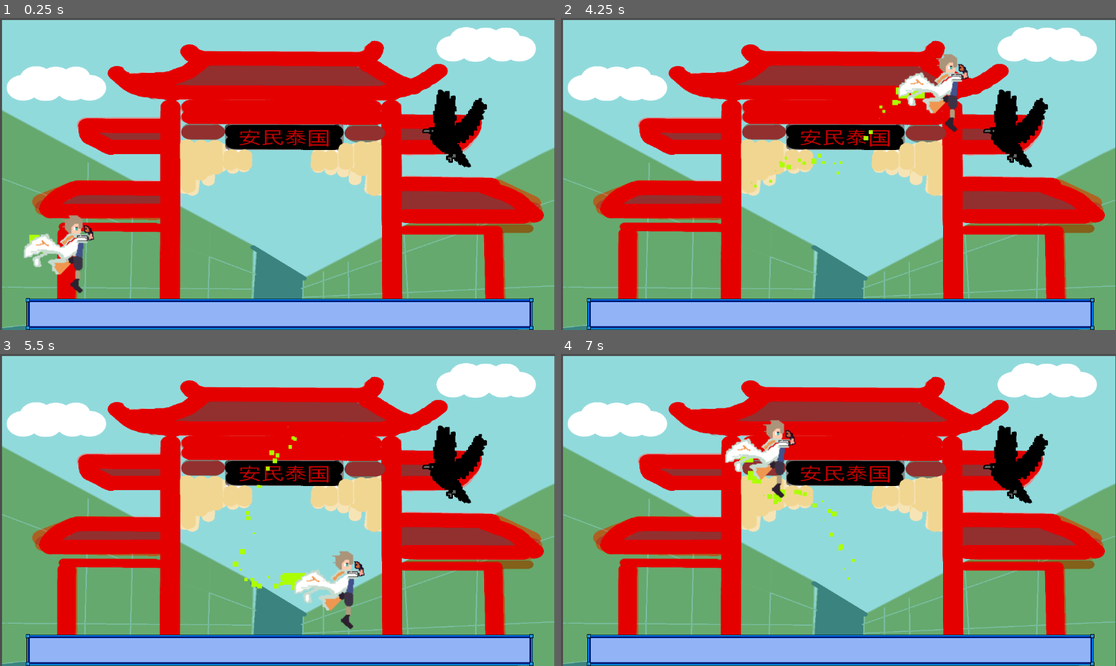
Above: before the commit, frames 1-4 (two rows, left to right).
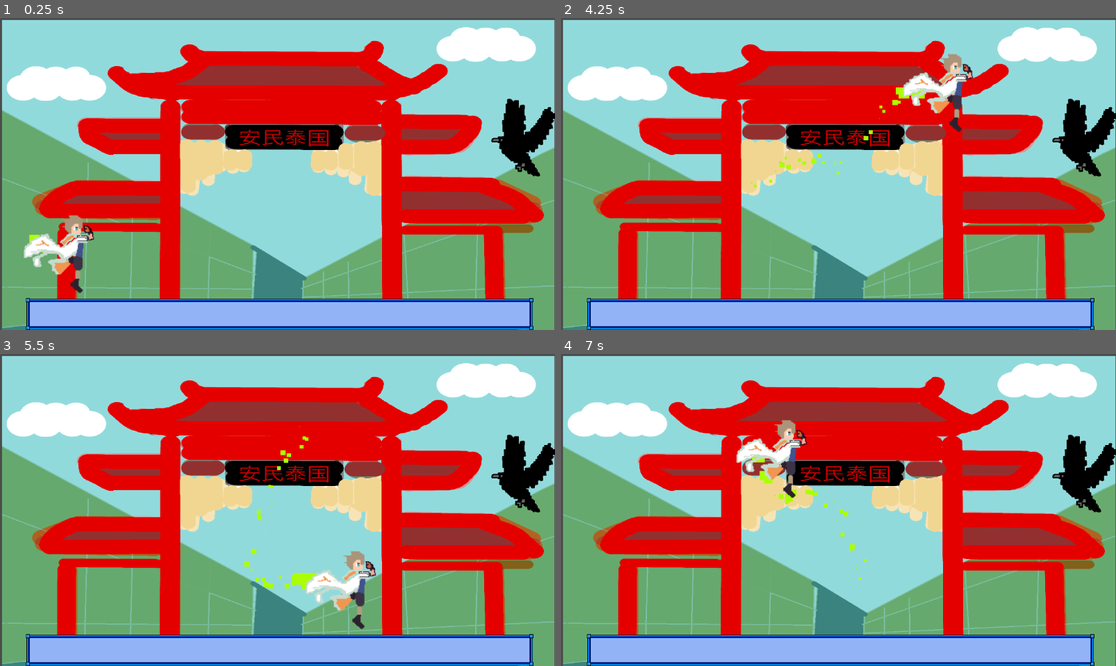
Above: after the commit, the same moments.

Repository: jwang5-dot/12-DT-Project
Game: Godot game, scene res://scene/Level 2.tscn
Same seed, same stepped clock (60 frames per second), same inputs: the game is played once before the commit and once after it. The project has no main scene, so this scene is started directly.
Inputs:
- Up to frame 1 (0.25 s): no input
- Up to frame 2 (4.25 s): tap Enter (ui_accept) at 0.5, 0.77, 1.52, 3.02, 3.77 s; hold Right (ui_right) 0.53-2.03 s; hold Left (ui_left) 2.03-2.78 s; hold Right (ui_right) from 2.78 s (still down)
- Up to frame 3 (5.5 s): release Right (ui_right) at 4.28 s; hold Left (ui_left) 4.28-5.03 s; tap Enter (ui_accept) at 4.52 s; hold Right (ui_right) from 5.03 s (still down)
- Up to frame 4 (7 s): release Right (ui_right) at 5.78 s; hold Left (ui_left) from 5.78 s (still down); tap Enter (ui_accept) at 6.02, 6.77 s

The runs differ from the first frame. In frame 1, 2.8% of the frame differs, in the area x 76-100%, y 22-52%; in frame 2, 3.9%; in frame 3, 4.9%, in the area x 41-100%, y 22-89%; in frame 4, 4.9%.

Commit message:
just moving enemy center

Diff:
--- a/assessment-game/scene/Enemy.tscn
+++ b/assessment-game/scene/Enemy.tscn
@@ -9,10 +9,10 @@
 [node name="CharacterBody2D" type="CharacterBody2D" unique_id=1653680679]
 
 [node name="CollisionShape2D" type="CollisionShape2D" parent="." unique_id=2045443720]
-position = Vector2(428, 278)
+position = Vector2(571.5, 297)
 shape = SubResource("CapsuleShape2D_dregr")
 
 [node name="Enemy" type="Sprite2D" parent="." unique_id=302135733]
-position = Vector2(428.00003, 285)
+position = Vector2(571.5, 304)
 scale = Vector2(0.7366667, 0.73333335)
 texture = ExtResource("1_uramm")
